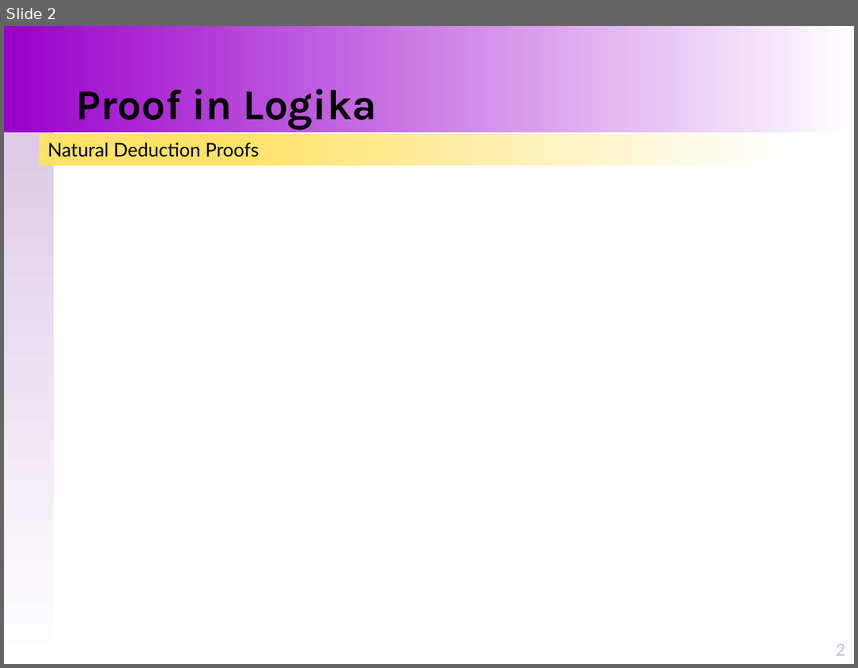
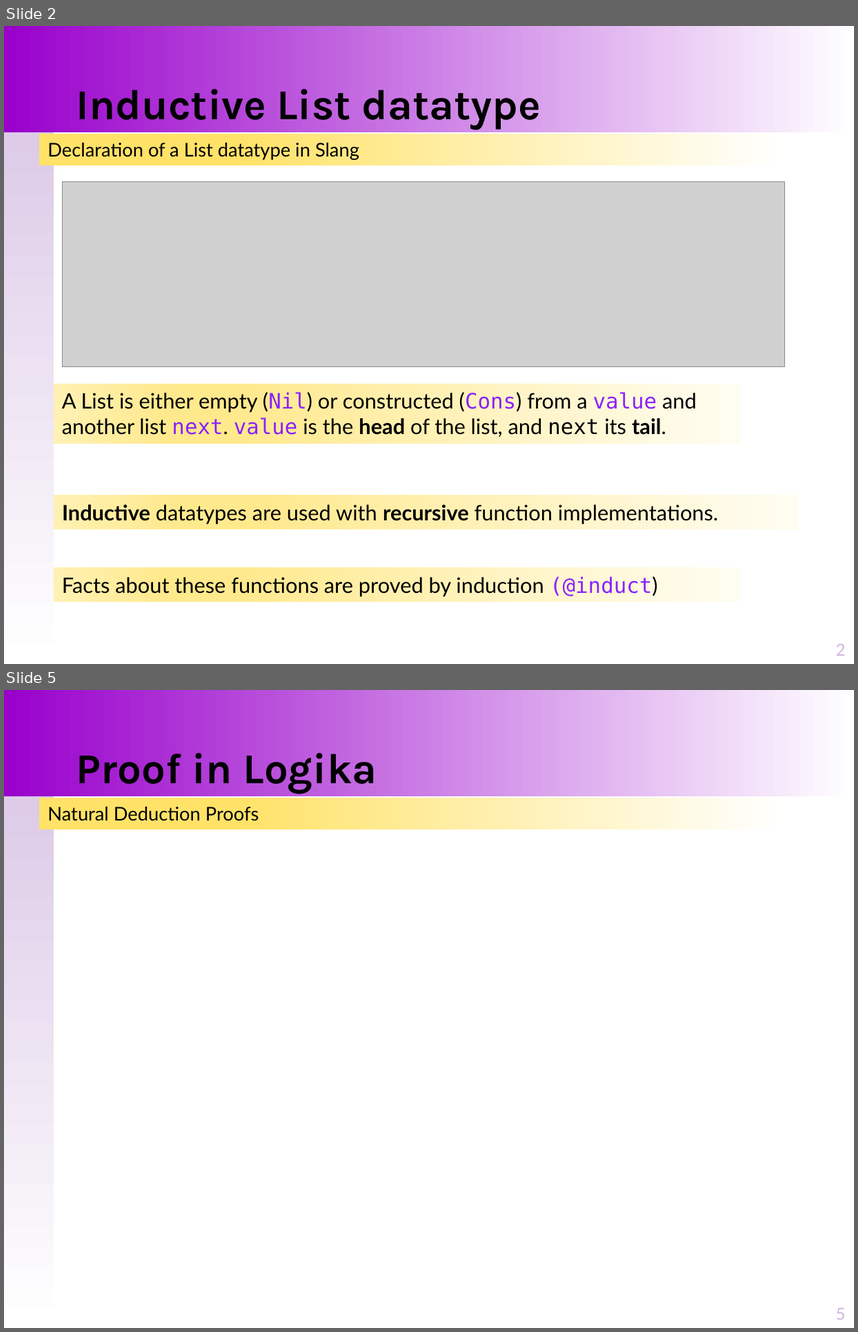
Before and after one commit to santoslab/stress24, a slide deck: slides/A-01-03-Proofs-Induction.pptx. Shown one above the other, each under a label of ours: slide 2 before the commit, slides 2 and 5 after it; the slides between them are not shown. The pictures are 858x668 and 858x1332 pixels, drawn with LibreOffice and Linux fonts; fonts in the diff are those of the drawing; grey boxes stand for pictures. Boxes give left, top, right and bottom in pixels: in the first picture for what was removed or moved away, otherwise in the second. Text is boxed around its words. In the diff, an @@ line names an element or a change of style, - is before the commit and + after.

```diff
--- a/slides/A-01-03-Proofs-Induction.pptx
+++ b/slides/A-01-03-Proofs-Induction.pptx
@@ slide 2 added at [4, 26, 854, 664], background #FFFFFF; not listed: 2 template elements that a slide beside it also shows @@
@@ title added at [76, 89, 541, 129], 36 pt, text #000000, bold @@
+Inductive List datatype
@@ rectangle added at [40, 134, 785, 165], fill gradient #FFFFFF to #FFE267, 16 pt, text #000000 @@
+Declaration of a List datatype in Slang
@@ picture added at [62, 181, 784, 366] @@
@@ rectangle added at [53, 383, 740, 443], fill gradient #FFFDF2 to #FFE98D to #FFF1B3, 18 pt, text #000000 @@
+A List is either empty (Nil) or constructed (Cons) from a value and another list next. value is the head of the list, and next its tail.
@@ rectangle added at [53, 495, 799, 529], fill gradient #FFFDF2 to #FFE98D to #FFF1B3, 18 pt, text #000000 @@
+Inductive datatypes are used with recursive function implementations.
@@ rectangle added at [53, 568, 740, 601], fill gradient #FFFDF2 to #FFE98D to #FFF1B3, 18 pt, text #000000 @@
+Facts about these functions are proved by induction (@induct)
@@ page number added at [836, 644, 846, 655], 14 pt, text #D0B6DE @@
+2
@@ what was slide 2 is now slide 5 @@
@@ page number at [836, 1308, 846, 1319]: text changed @@
-2
+5
```
Also in this commit, not shown: 1 slide changed, 2 other slides added, 8 other files.
